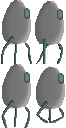
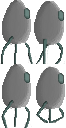
Revision of a layered w=66, h=128 image; what changed, layer by layer:
painted on "Pasted Layer" over bbox(34, 1, 65, 64)
painted on "player.png" over bbox(22, 30, 33, 64)
